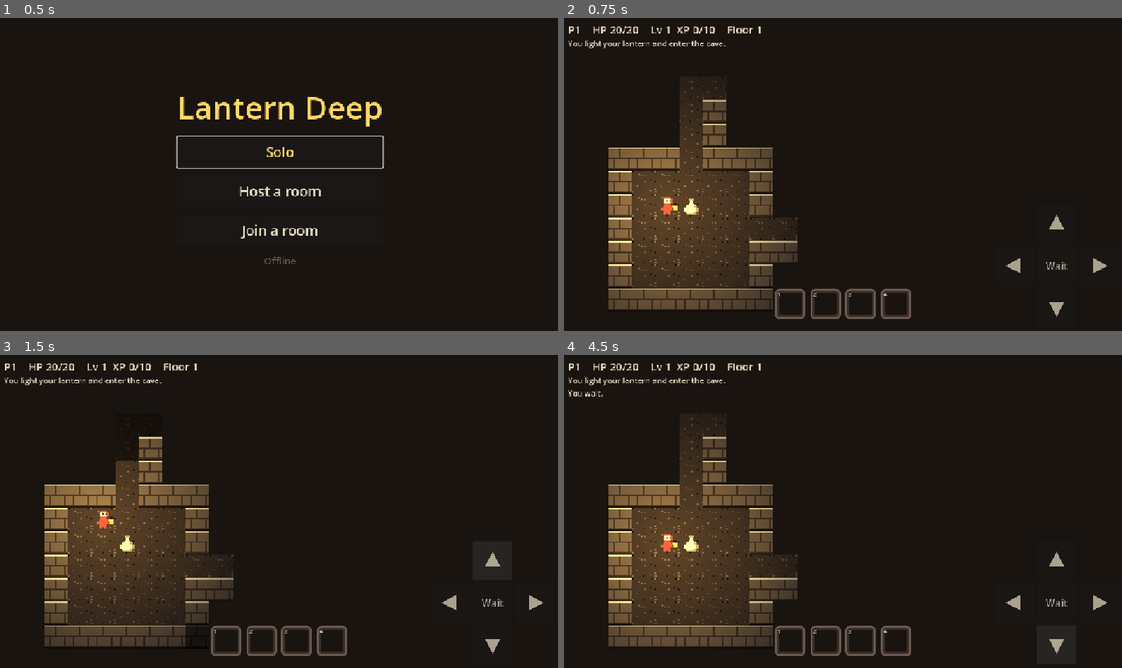
Above: before the commit, frames 1-4 (two rows, left to right).
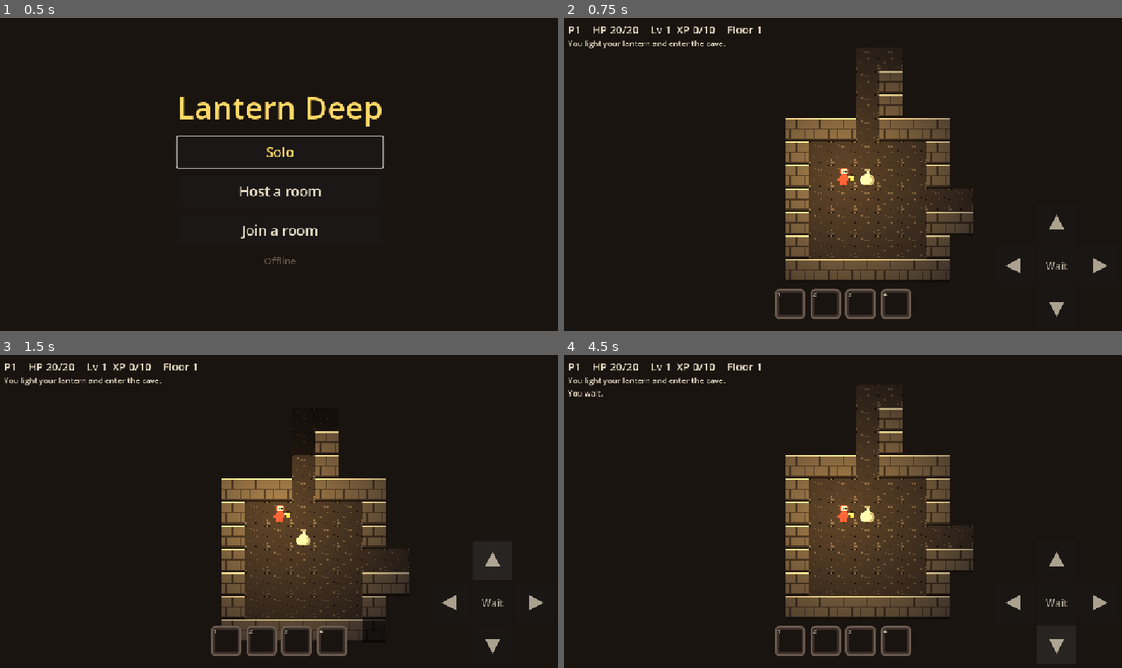
Above: after the commit, the same moments.

Repository: acetousk/godot4-game
Game: Godot game, scene res://scenes/menu.tscn
The game is run twice, just before and just after one commit, with the same random seed, the same clock (stepped at 60 frames per second) and the same inputs.
Inputs (mouse positions are in pixels of both pictures, inside the frame that each line leads up to):
- Up to frame 1 (0.5 s): no input
- Up to frame 2 (0.75 s): click "Solo" at 0.5 s
- Up to frame 3 (1.5 s): click (491, 561) at 1.27 s
- Up to frame 4 (4.5 s): click (1015, 602) at 2.02 s; click "Wait" at 2.75 s; click (1099, 602) at 3.52 s; click (1055, 646) at 4.27 s

Frame 1 is identical in both runs. In frame 2, 32% of the frame differs, in the area x 7-74%, y 9-94%; in frame 3, 28%; in frame 4, 32%.

Commit message:
Fix: camera follows the hero in wide windows (v0.1.1)

Diff:
--- a/scripts/game.gd
+++ b/scripts/game.gd
@@ -996,10 +996,8 @@
 ## The camera rides on the player, zoomed in, and stops at the edges of the cave.
 func _setup_camera() -> void:
 	camera.zoom = Vector2.ONE * Tune.camera_zoom
-	camera.limit_left = 0
-	camera.limit_top = 0
-	camera.limit_right = gen.width * TILE
-	camera.limit_bottom = gen.height * TILE
+	# No camera limits: your hero always stays in the middle of the screen,
+	# even in a wide window. Past the cave edge it is just black, like unseen rock.
 	camera.reset_smoothing()
 
 
--- a/tools/print_cave.gd
+++ b/tools/print_cave.gd
@@ -458,6 +458,18 @@
 		", after drinking: ", name_after, ", empty slot: '", empty_name, "'")
 	game._on_play_again()
 
+	# Test: the camera keeps the hero in the middle, even in the cave's top-left corner.
+	var keep_pos: Vector2 = game.player.position
+	game.player.position = Vector2(8, 8)
+	game.camera.make_current()  # The test has several games; use this one's camera.
+	game.camera.reset_smoothing()
+	game.camera.force_update_scroll()
+	var center: Vector2 = game.camera.get_screen_center_position()
+	print("Camera test: hero in the middle at the corner: ", center.distance_to(game.player.global_position) < 1.0,
+		" (center ", center, ", hero ", game.player.global_position, ")")
+	game.player.position = keep_pos
+	game.camera.reset_smoothing()
+
 	# Test: tapping tiles. Middle of the tile to the left = step left, on me = wait, far = nothing.
 	var me: Vector2 = Player.cell_to_pos(game.player.cell)
 	print("Tap test: left: ", game.tap_action(me + Vector2(-16, 0)), ", below: ", game.tap_action(me + Vector2(0, 16)),
Not shown, changed: CHANGELOG.md
Not shown, changed: PLAN.md
